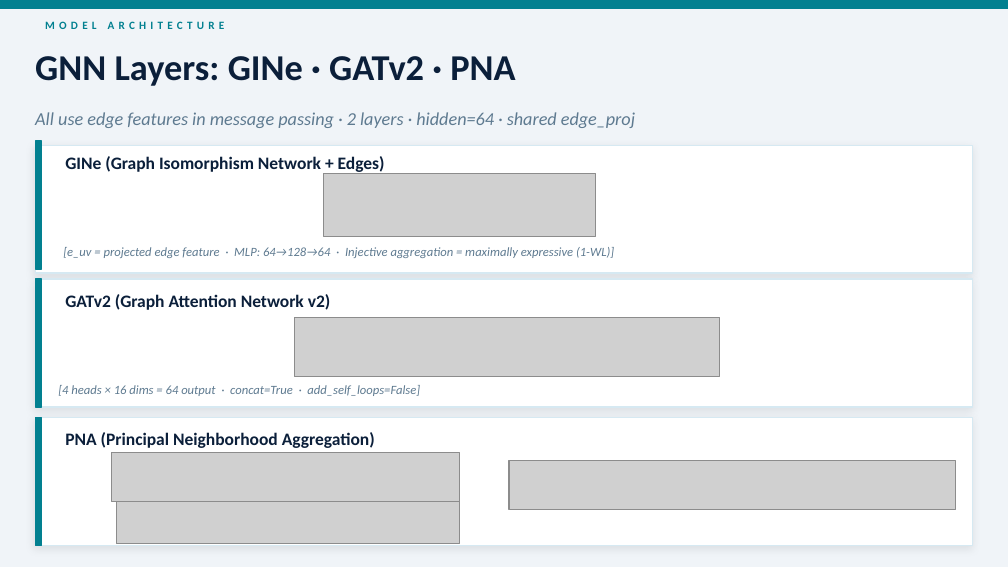
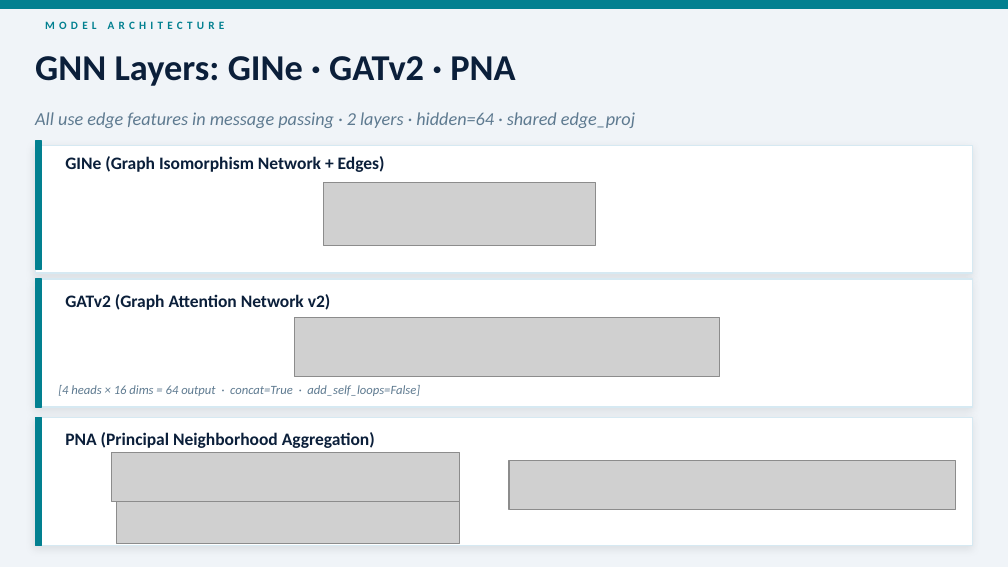
Before and after one commit to sandrokhizanishvili/AML_GNN_GMA, a slide deck: slide 10 of AML_GNN_Presentation_v2.pptx. Drawn at 1008x567 pixels with LibreOffice and Linux fonts; fonts in the diff are those of the drawing; grey boxes stand for pictures. Boxes give left, top, right and bottom in pixels: in the first picture for what was removed or moved away, otherwise in the second. Text is boxed around its words. In the diff, an @@ line names an element or a change of style, - is before the commit and + after.

```diff
--- a/AML_GNN_Presentation_v2.pptx
+++ b/AML_GNN_Presentation_v2.pptx
@@ picture: place and size @@
-picture at [324, 173, 596, 237]
+picture at [324, 182, 596, 246]
@@ text removed at [63, 247, 614, 258] @@
-[e_uv = projected edge feature · MLP: 64→128→64 · Injective aggregation = maximally expressive (1-WL)]
```
Also in this commit, not shown: 3 other slides changed, 20 other files.
